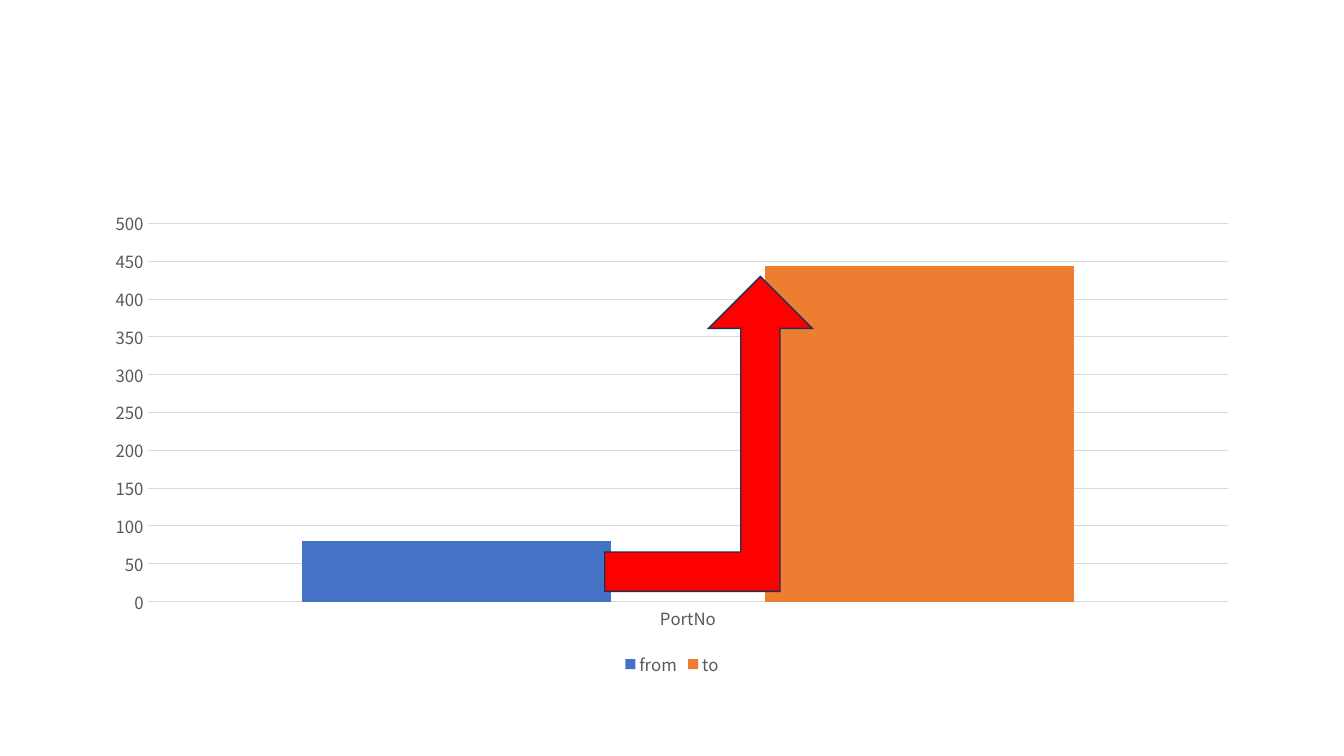
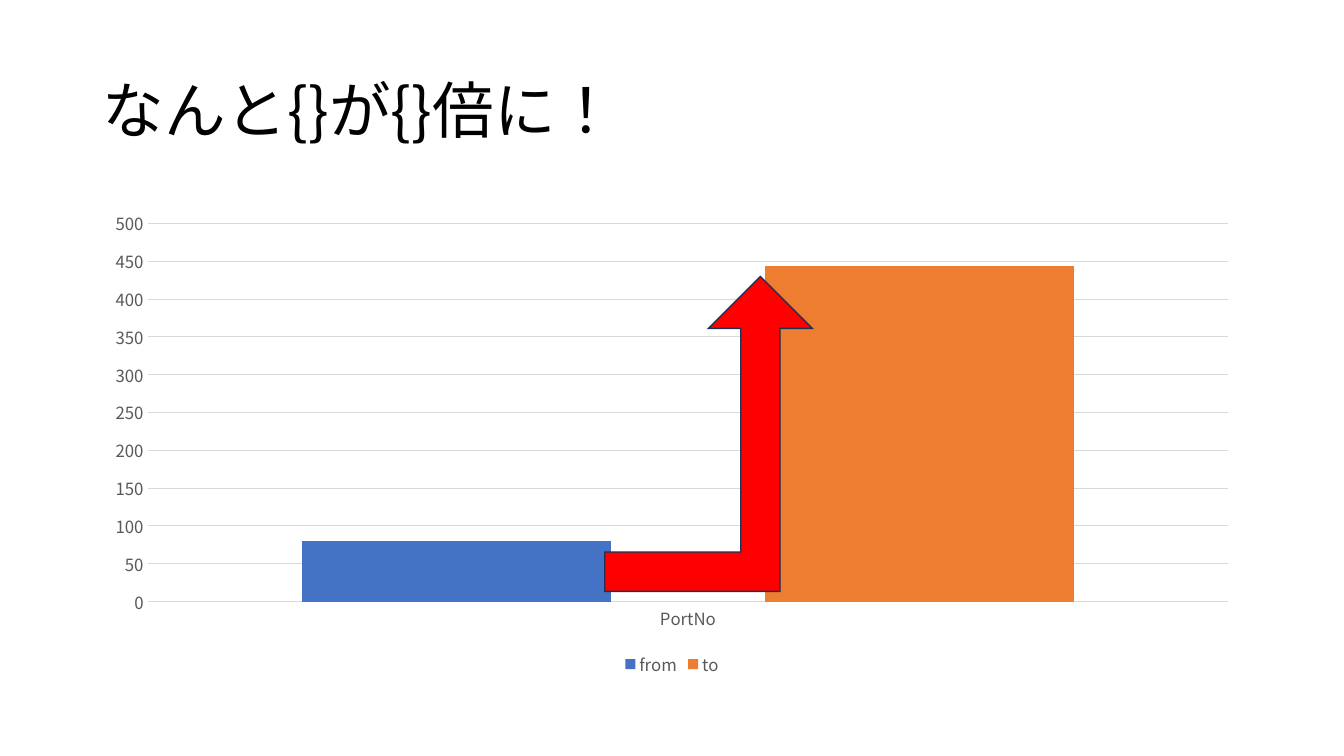
Before and after one commit to 7474/NantoNBai, a slide deck: slide 1 of NantoNBai/nanto-n-bai-template.pptx. Drawn at 1344x756 pixels with LibreOffice and Linux fonts; fonts in the diff are those of the drawing. Boxes give left, top, right and bottom in pixels: in the first picture for what was removed or moved away, otherwise in the second. Text is boxed around its words. In the diff, an @@ line names an element or a change of style, - is before the commit and + after.

```diff
--- a/NantoNBai/nanto-n-bai-template.pptx
+++ b/NantoNBai/nanto-n-bai-template.pptx
@@ title added at [102, 81, 617, 144], 44 pt, text #000000 @@
+なんと{}が{}倍に！
```
Also in this commit, not shown: 1 other file.
